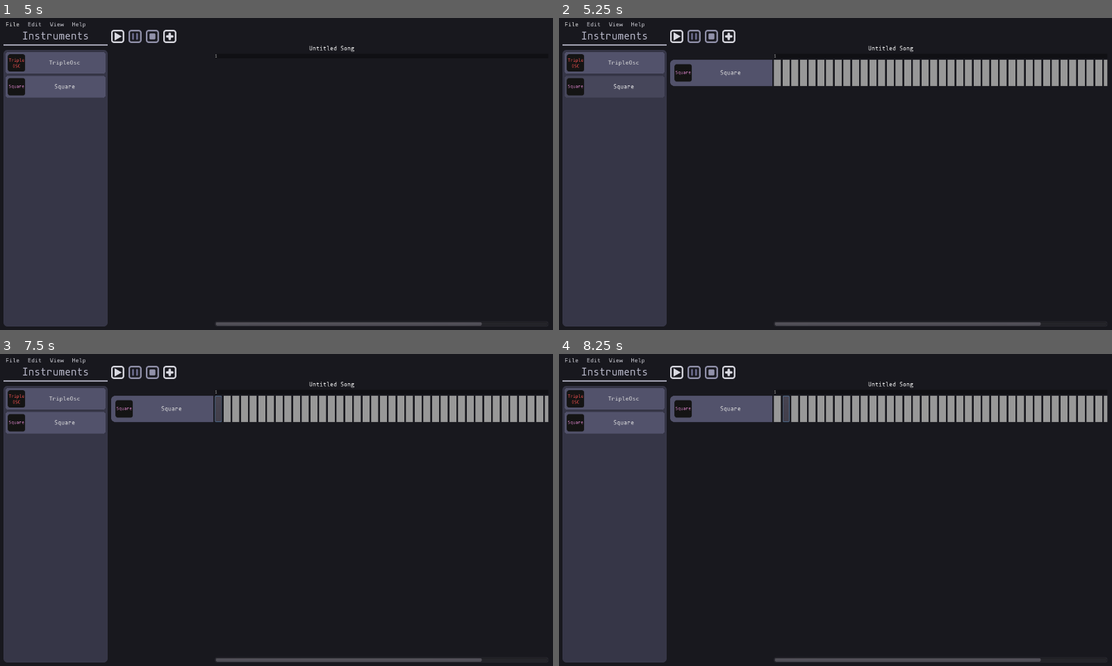
Above: before the commit, frames 1-4 (two rows, left to right).
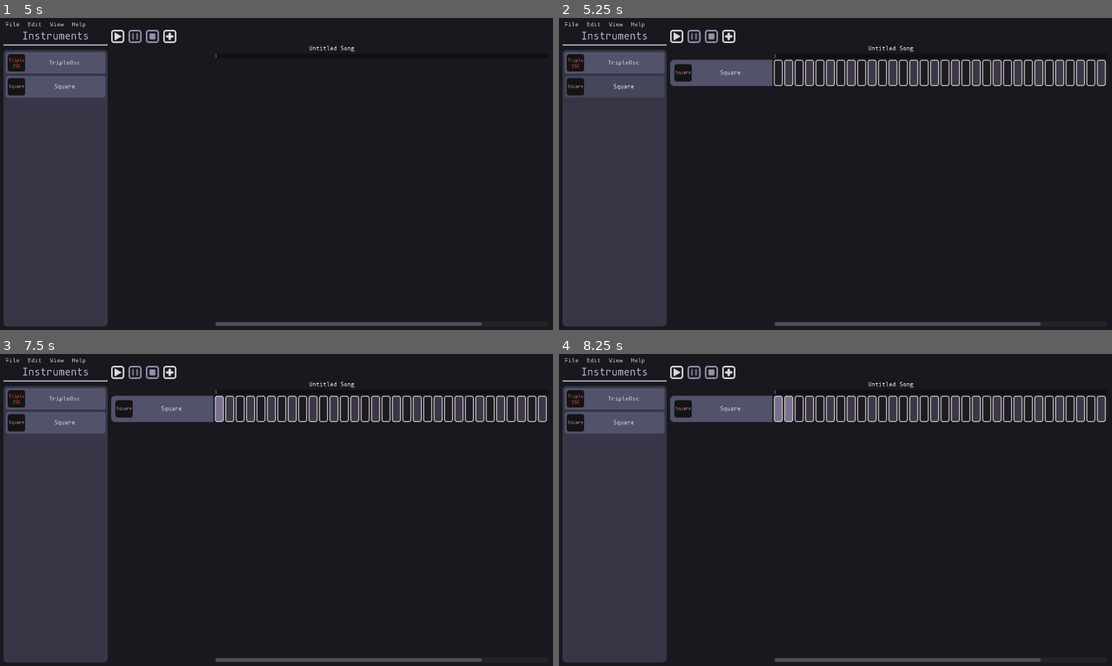
Above: after the commit, the same moments.

Repository: QuadCubedStudios/GoDAW
Game: Godot game, scene res://Main.tscn
Same seed, same stepped clock (60 frames per second), same inputs: the game is played once before the commit and once after it.
Inputs (mouse positions are in pixels of both pictures, inside the frame that each line leads up to):
- Up to frame 1 (5 s): click (116, 36) at 0.5 s; click (116, 36) at 1.25 s; click "File" at 2 s; click "Edit" at 2.75 s; click "View" at 3.5 s; click "TripleOsc" at 4.25 s
- Up to frame 2 (5.25 s): click "Square" at 5 s
- Up to frame 3 (7.5 s): click (171, 372) at 5.75 s; click "Square" at 6.5 s; click (215, 410) at 7.27 s
- Up to frame 4 (8.25 s): click (791, 410) at 8.02 s

Frame 1 is identical in both runs. In frame 2, 4.4% of the frame differs, in the area x 38-100%, y 13-22%; in frame 3, 4.4%; in frame 4, 4.4%.

Commit message:
Segments

Diff:
--- a/Panels/SongEditor/InstrumentTrack.gd
+++ b/Panels/SongEditor/InstrumentTrack.gd
@@ -3,6 +3,11 @@
 export var scroll = 0 setget set_scroll
 
 var instrument_toggle : ToolButton
+
+# styles
+var style_1 = preload("res://Theme/Default/SongButton1.tres")
+var style_2 = preload("res://Theme/Default/SongButton2.tres")
+var style_pressed = preload("res://Theme/Default/SongButtonPressed.tres")
 
 onready var segments = $HBoxContainer/ScrollView/Segments
 onready var delete_confirm = $DeleteConfirm
@@ -20,12 +25,24 @@
 
 func _ready():
 	for i in range(100):
-		segments.add_child(Button.new())
+		var segment = Button.new()
+		segment.rect_min_size.x = 20
+		segment.focus_mode = Control.FOCUS_NONE
+		segment.add_stylebox_override("disabled", style_pressed)
+		segment.add_stylebox_override("normal", style_1 if i % 2 == 0 else style_2)
+		segment.add_stylebox_override("hover", style_1 if i % 2 == 0 else style_2)
+		segment.connect("gui_input", self, "segment_input", [segment])
+		segments.add_child(segment)
 
-func _on_Segments_gui_input(event):
+func segment_input(event, segment: Button):
 	if event is InputEventMouseButton:
-		if event.doubleclick:
-			$Panel.visible = !$Panel.visible
+		if event.pressed:
+			if event.button_index == 1:
+				segment.disabled = true
+			if event.doubleclick :
+				$Panel.visible = !$Panel.visible
+			if event.button_index == 3:
+				segment.disabled = false
 
 func _on_InstrumentToggle_gui_input(event):
 	if event is InputEventMouseButton:
Not shown: 2 places in Panels/SongEditor/InstrumentTrack.tscn that only renumber resources
